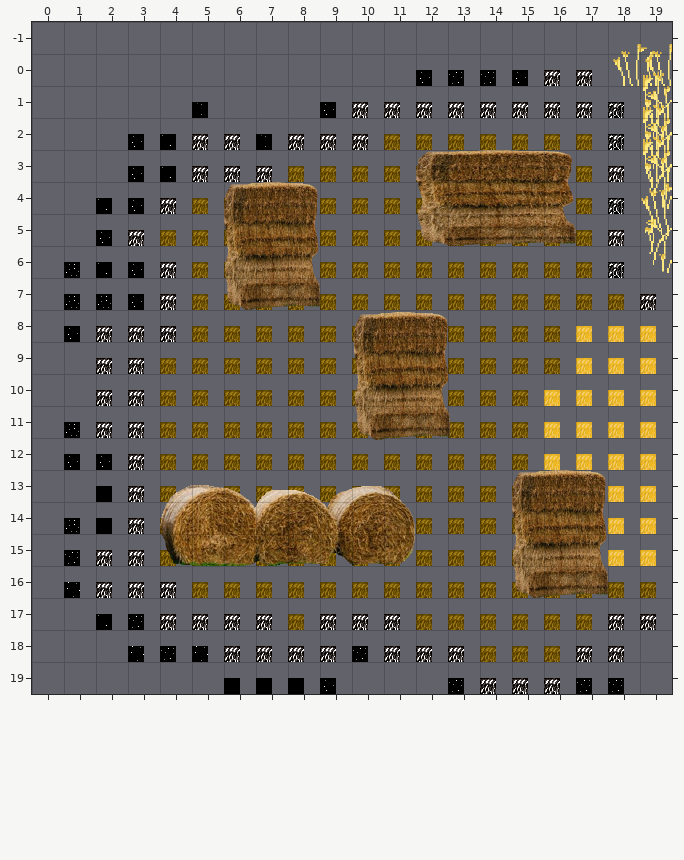
Level history. Tiled map: scripts/world/maps/chapter1/farm_world/farm4.tmx. Above, as it was before the edit.
Cells are 40x40 px. Shown: x 0..19, y -1..19.
Now the later version:
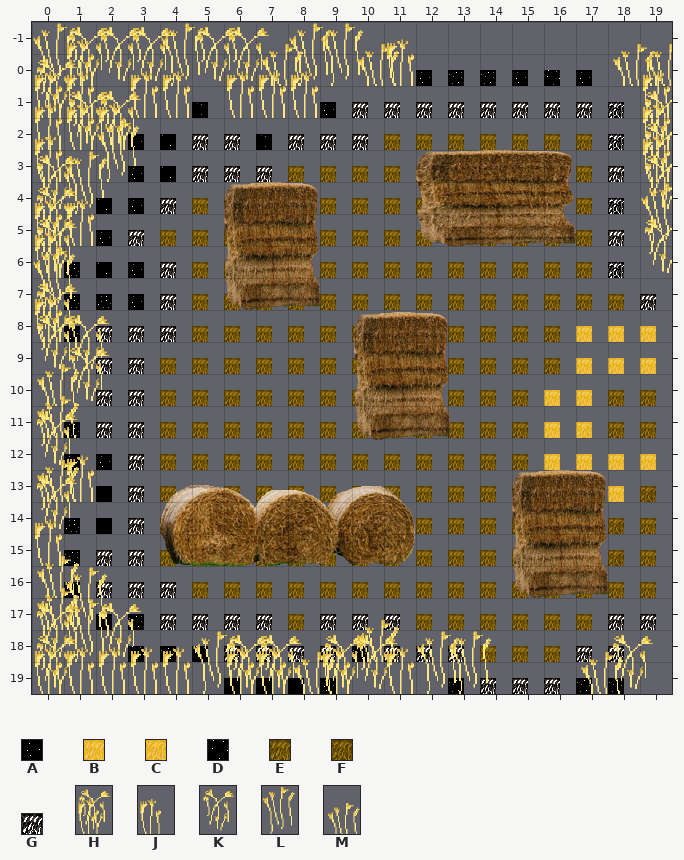
Key: from "farm_world": A 1, B 4, C 5, D 13, E 14, F 15, G 20; from "farm_world_extras": H 0 "dark_wheat1", J 1 "dark_wheat2", K 2 "dark_wheat3", L 3 "dark_wheat4", M 4 "dark_wheat5".
_ is an empty cell, . an unchanged one.
The edit:
--- layer "Camada de Blocos 1"
@@ x 0..17 @@
- 0 ____________....GG
- 1 __.__.___.........
- 2 ___...............
- 3 .._...............
- 4 ._................
- 5 ._................
+ 0 LHKKLKKMLLMJ....DA
+ 1 HJ.JJ.JJJ.........
+ 2 JHH...............
+ 3 ..L...............
+ 4 .L................
+ 5 .J................
@@ x 1..19 @@
- 9 _..................
-10 _................BB
-11 ................BBB
+ 9 K..................
+10 K................EE
+11 ................CEE
@@ x 1..19 @@
-13 _.................B
-14 .................BB
-15 .................BB
+13 J.................F
+14 .................FE
+15 .................FE
--- layer "Tile Layer 2"
@@ x 0..18 @@
- 3 _..................
- 4 _..................
- 5 _..................
- 6 _..................
- 7 _..................
- 8 _..................
- 9 _..................
-10 _..................
-11 _..................
-12 _..................
-13 _..................
-14 _..................
-15 _..................
-16 _..................
-17 __.................
-18 ___......._........
-19 ______________...__
+ 3 J..................
+ 4 K..................
+ 5 H..................
+ 6 H..................
+ 7 L..................
+ 8 H..................
+ 9 K..................
+10 M..................
+11 M..................
+12 K..................
+13 M..................
+14 K..................
+15 J..................
+16 M..................
+17 ML.................
+18 KLK.......M........
+19 HJJJJLHHMHKJLL...MK
